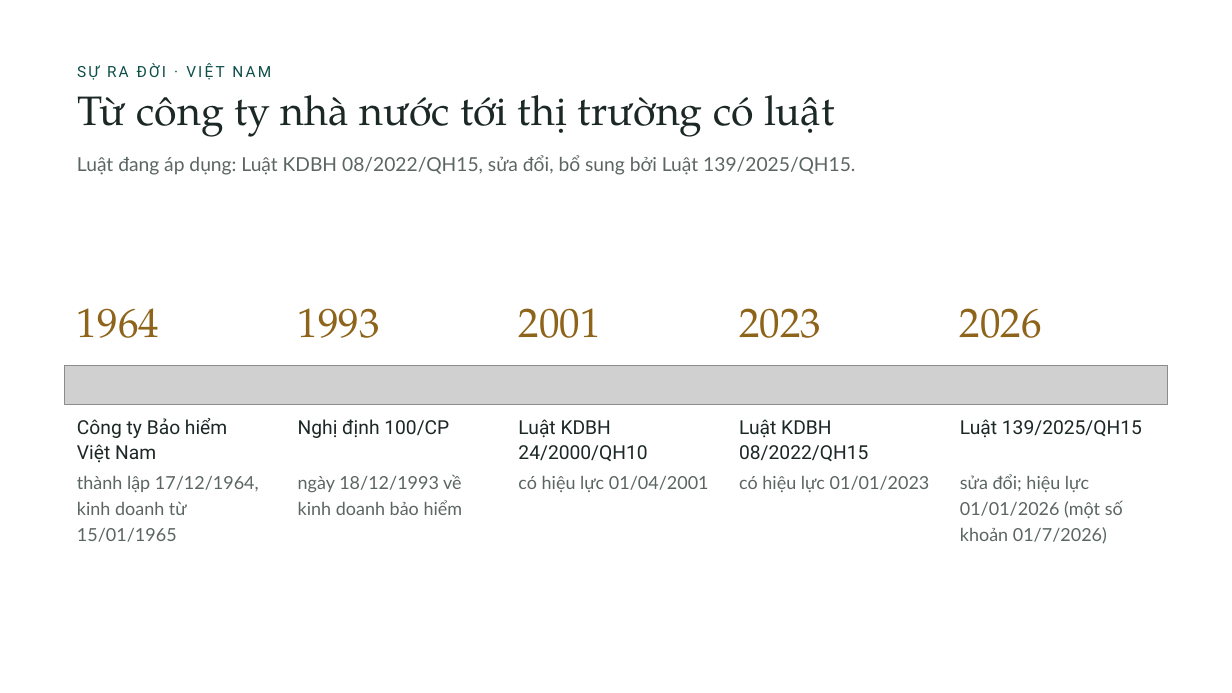
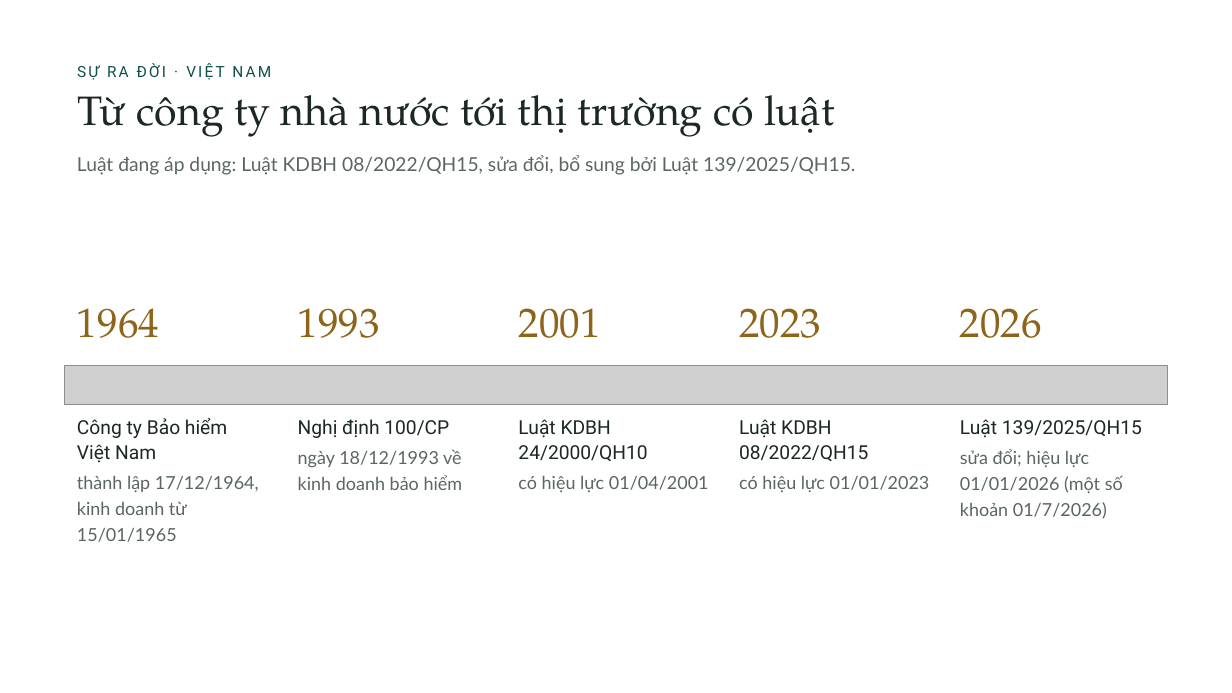
Before and after one commit to tranquanghaofake-dotcom/Law, a slide deck: slide 7 of docs/bai/ch3-bao-hiem-thuong-mai/bao-hiem-thuong-mai.pptx. Drawn at 1232x693 pixels with LibreOffice and Linux fonts; fonts in the diff are those of the drawing; grey boxes stand for pictures; background and template pictures are left out. Boxes give left, top, right and bottom in pixels: in the first picture for what was removed or moved away, otherwise in the second. Text is boxed around its words. In the diff, an @@ line names an element or a change of style, - is before the commit and + after.

```diff
--- a/docs/bai/ch3-bao-hiem-thuong-mai/bao-hiem-thuong-mai.pptx
+++ b/docs/bai/ch3-bao-hiem-thuong-mai/bao-hiem-thuong-mai.pptx
@@ text "ngày 18/12/1993 về": place and size @@
-text "ngày 18/12/1993 về" at bbox=[298, 474, 463, 515]
+text "ngày 18/12/1993 về" at bbox=[298, 449, 463, 490]
@@ text "sửa đổi; hiệu lực": place and size @@
-text "sửa đổi; hiệu lực" at bbox=[960, 474, 1123, 544]
+text "sửa đổi; hiệu lực" at bbox=[960, 449, 1123, 519]
```
Also in this commit, not shown: 12 other slides changed, 39 other files.
